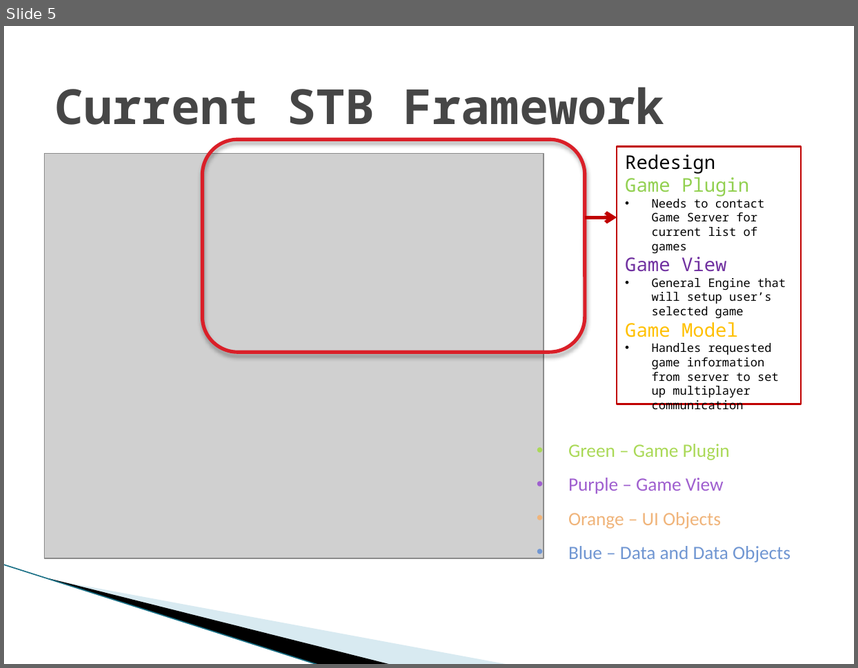
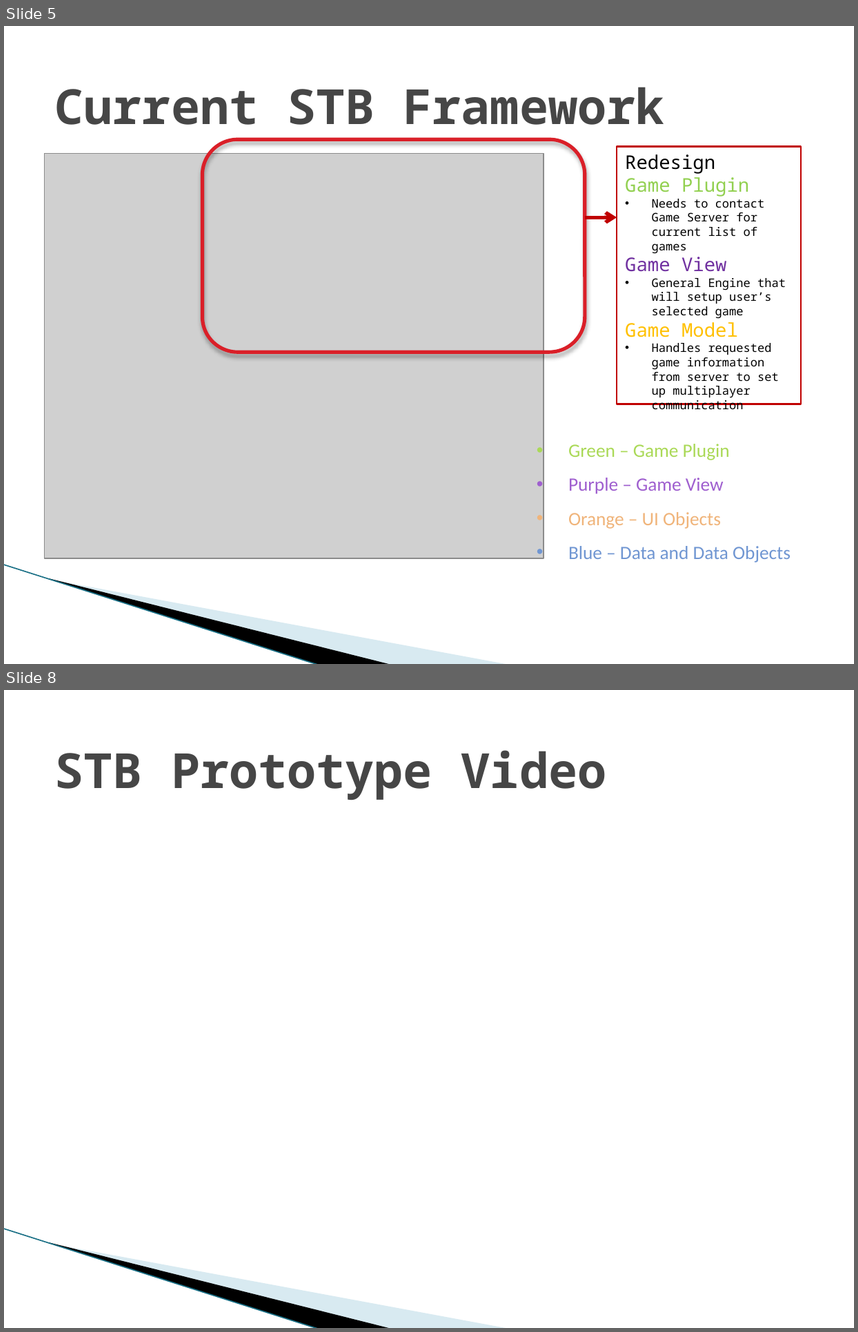
Before and after one commit to SDSMT-CSC/STBMF, a slide deck: Sprint1_Documents/Sprint 1 Review.pptx. Shown one above the other, each under a label of ours: slide 5 before the commit, slides 5 and 8 after it; the slides between them are not shown. The pictures are 858x668 and 858x1332 pixels, drawn with LibreOffice and Linux fonts; fonts in the diff are those of the drawing; grey boxes stand for pictures; background and template pictures are left out. Boxes give left, top, right and bottom in pixels: in the first picture for what was removed or moved away, otherwise in the second. Text is boxed around its words. In the diff, an @@ line names an element or a change of style, - is before the commit and + after.

```diff
--- a/Sprint1_Documents/Sprint 1 Review.pptx
+++ b/Sprint1_Documents/Sprint 1 Review.pptx
@@ slide 8 added at bbox=[4, 690, 854, 1328], background #FFFFFF; not listed: 3 template elements that a slide beside it also shows @@
@@ title added at bbox=[55, 750, 606, 800], 41 pt, text #464646, bold @@
+STB Prototype Video
```
Also in this commit, not shown: 8 slides changed.
